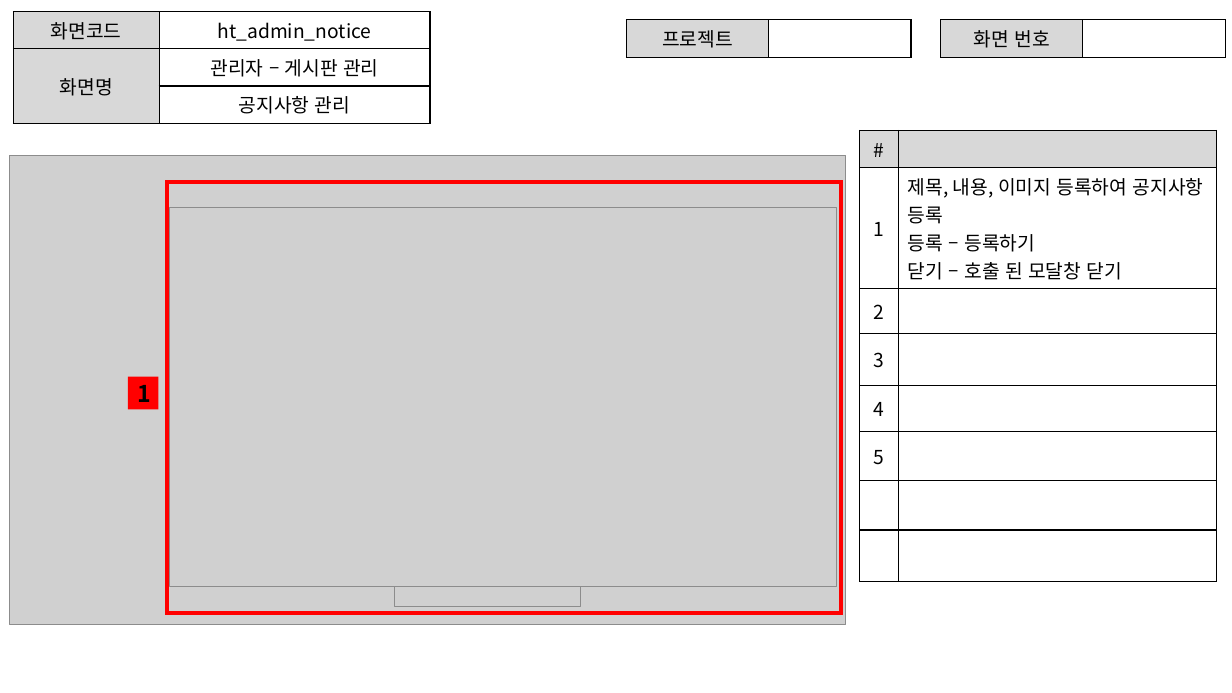
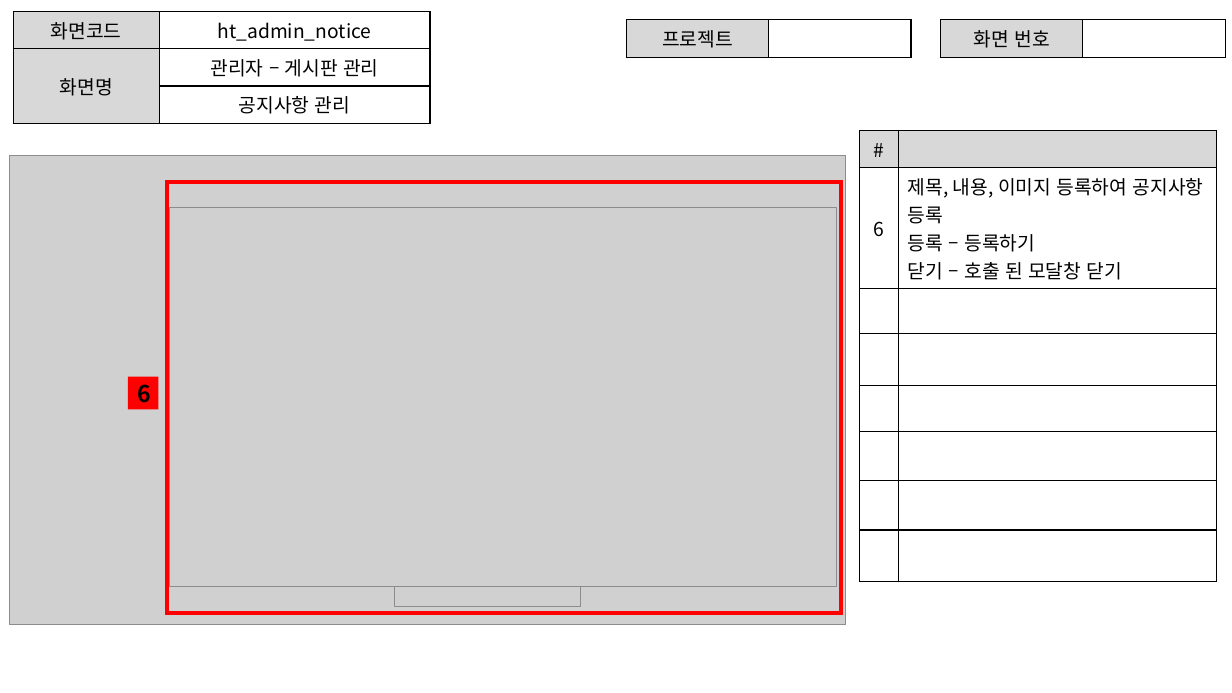
Before and after one commit to ezenteam2/e-Zone, a slide deck: slide 14 of 0 발표용 파워포인트/project05 - 파워포인트 종합 - 현태.pptx. Drawn at 1232x693 pixels with LibreOffice and Linux fonts; fonts in the diff are those of the drawing; grey boxes stand for pictures. Boxes give left, top, right and bottom in pixels: in the first picture for what was removed or moved away, otherwise in the second. Text is boxed around its words. In the diff, an @@ line names an element or a change of style, - is before the commit and + after.

```diff
--- a/0 발표용 파워포인트/project05 - 파워포인트 종합 - 현태.pptx
+++ b/0 발표용 파워포인트/project05 - 파워포인트 종합 - 현태.pptx
@@ table at (860, 130, 1217, 558) @@
-row 2: 1 | 제목, 내용, 이미지 등록하여 공지사항 등록 / 등록 – 등록하기 / 닫기 – 호출 된 모달창 닫기
-row 3: 2 | 
-row 4: 3 | 
-row 5: 4 | 
-row 6: 5 | 
+row 2: 6 | 제목, 내용, 이미지 등록하여 공지사항 등록 / 등록 – 등록하기 / 닫기 – 호출 된 모달창 닫기
+row 5:  | 
+row 6:  | 
+row 7:  | 
+row 8:  | 
@@ text in rectangle at (137, 384, 151, 403): text changed @@
-1
+6
```
Also in this commit, not shown: 12 other slides changed, 2 other files.
